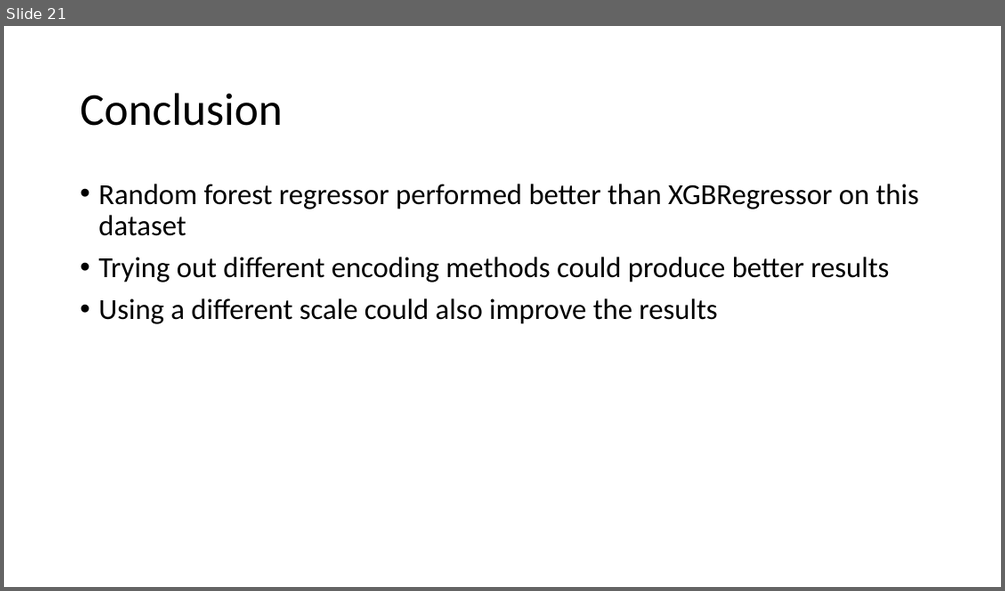
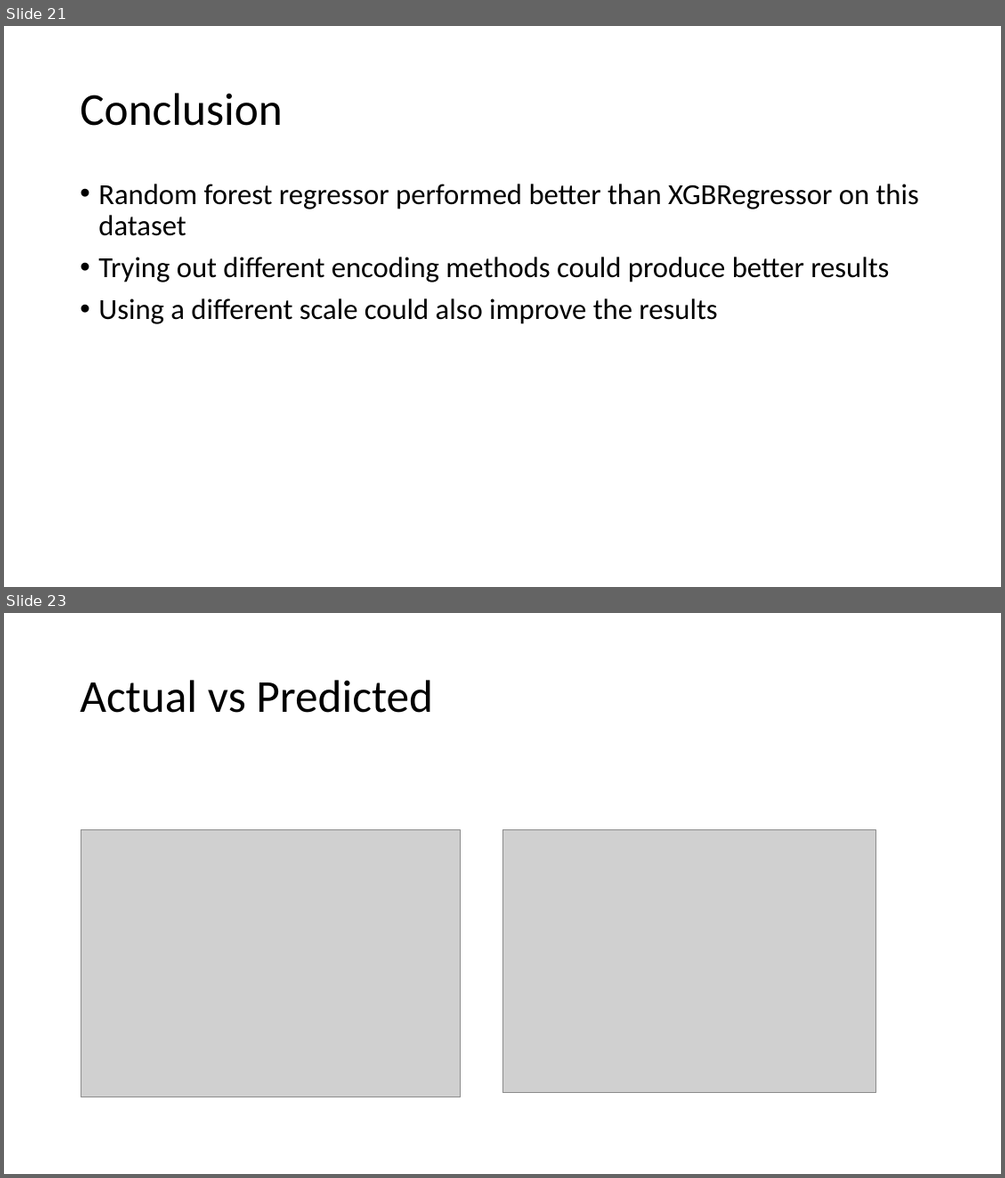
Before and after one commit to Jainlo/cali-housing-prices, a slide deck: California Housing Prices.pptx. Shown one above the other, each under a label of ours: slide 21 before the commit, slides 21 and 23 after it; the slides between them are not shown. The pictures are 1005x591 and 1005x1178 pixels, drawn with LibreOffice and Linux fonts; fonts in the diff are those of the drawing; grey boxes stand for pictures. Boxes give left, top, right and bottom in pixels: in the first picture for what was removed or moved away, otherwise in the second. Text is boxed around its words. In the diff, an @@ line names an element or a change of style, - is before the commit and + after.

```diff
--- a/California Housing Prices.pptx
+++ b/California Housing Prices.pptx
@@ slide 23 added at <box>4,613,1001,1174</box>, background #FFFFFF @@
@@ title added at <box>80,680,433,713</box>, 44 pt, text #000000 @@
+Actual vs Predicted
@@ picture added at <box>81,830,461,1097</box> @@
@@ picture added at <box>502,830,876,1093</box> @@
```
Also in this commit, not shown: 4 slides changed, 4 other slides added, 6 other files.
